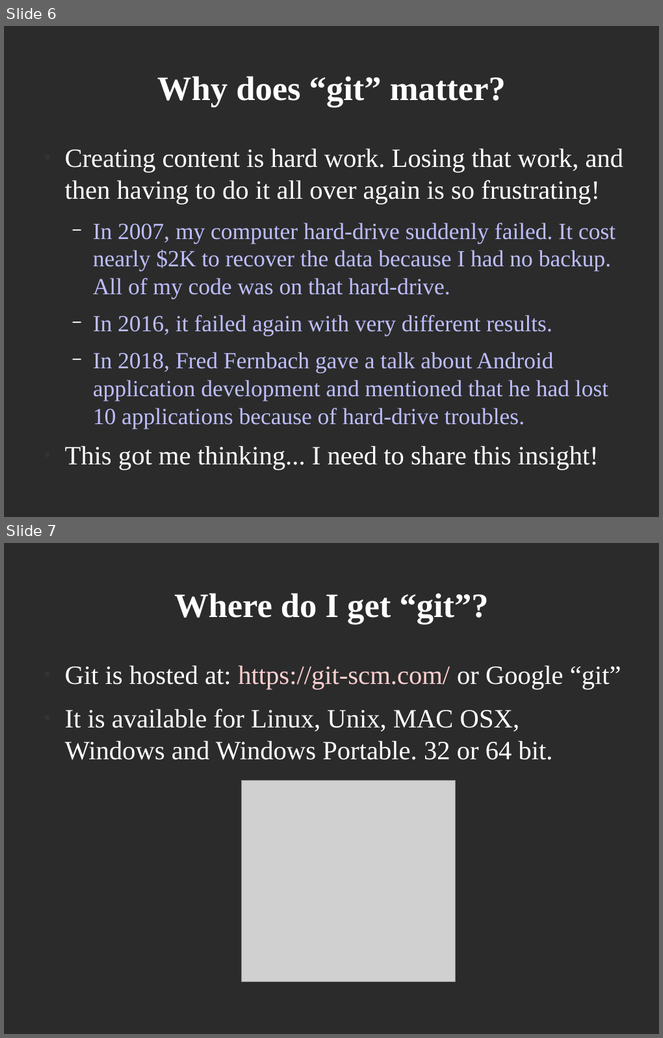
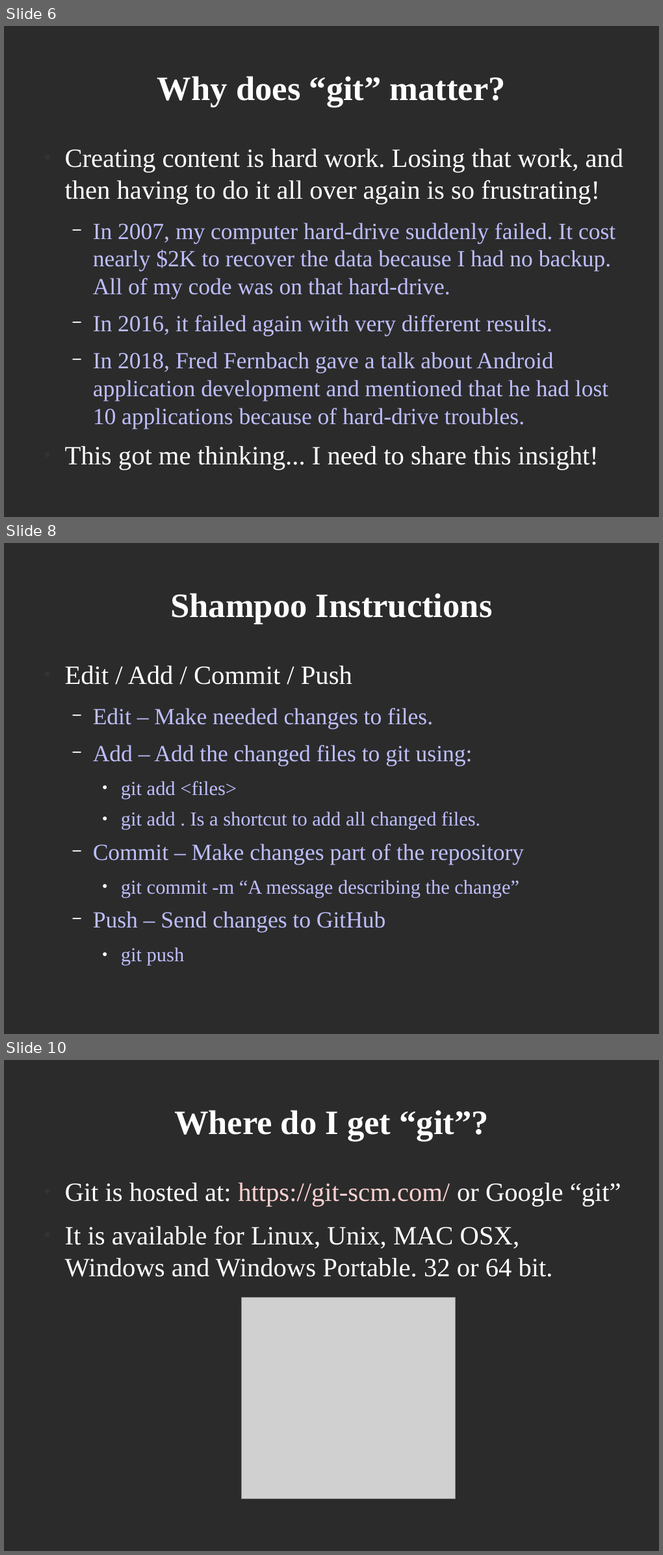
Before and after one commit to PeterCamilleri/ideas, a slide deck: Talks/DPCUC_Talk_20_03_12.odp. Shown one above the other, each under a label of ours: slides 6 and 7 before the commit, slides 6, 8 and 10 after it; the slides between them are not shown. The pictures are 663x1038 and 663x1555 pixels, drawn with LibreOffice and Linux fonts; fonts in the diff are those of the drawing; grey boxes stand for pictures; background and template pictures are left out; a plain dark background stands for a picture behind light text. Boxes give left, top, right and bottom in pixels: in the first picture for what was removed or moved away, otherwise in the second. Text is boxed around its words. In the diff, an @@ line names an element or a change of style, - is before the commit and + after.

```diff
--- a/Talks/DPCUC_Talk_20_03_12.odp
+++ b/Talks/DPCUC_Talk_20_03_12.odp
@@ slide 8 added at bbox=[4, 543, 659, 1034], background picture (left out) @@
@@ title added at bbox=[170, 593, 493, 624], 41.4 pt, text #FFFFFF, bold @@
+Shampoo Instructions
@@ text added at bbox=[65, 665, 524, 966], 28 pt, text #BEBEFF @@
+● Edit / Add / Commit / Push
+  − Edit – Make needed changes to files.
+  − Add – Add the changed files to git using:
+    ● git add <files>
+    ● git add . Is a shortcut to add all changed files.
+  − Commit – Make changes part of the repository
+    ● git commit -m “A message describing the change”
+  − Push – Send changes to GitHub
+    ● git push
@@ what was slide 7 is now slide 10 @@
```
Also in this commit, not shown: 2 other slides added, 1 other file.
